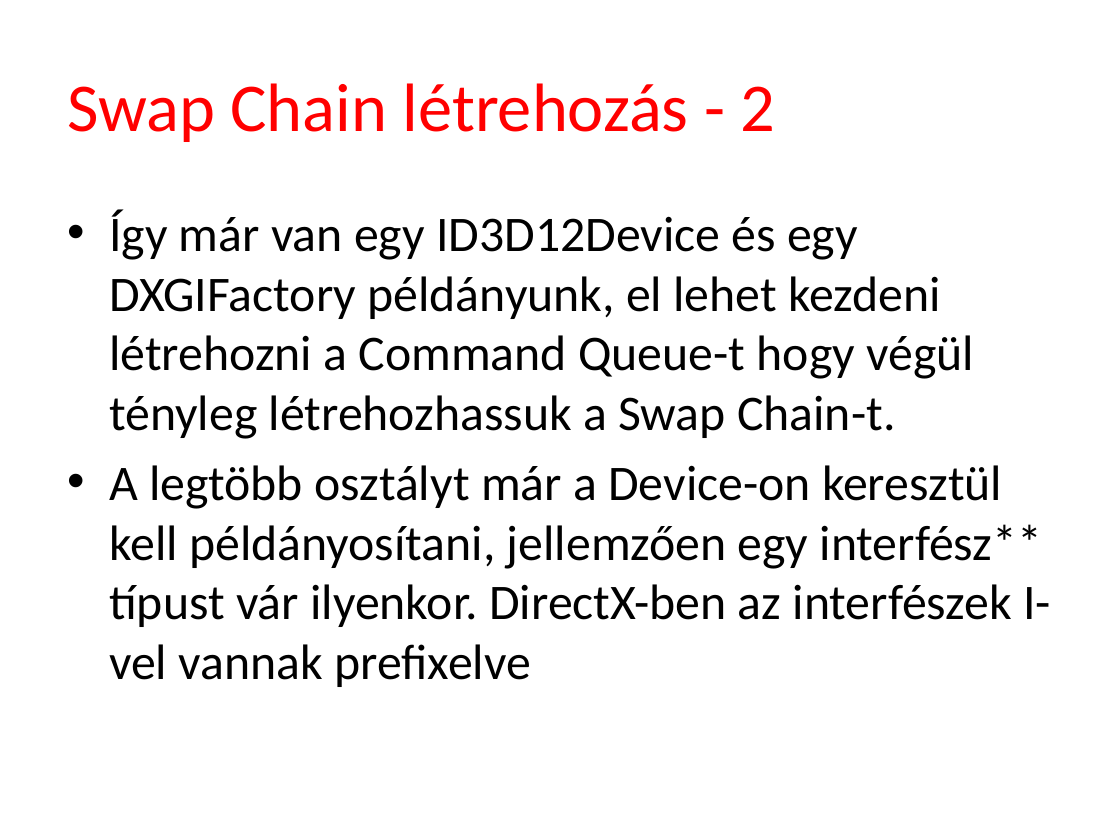
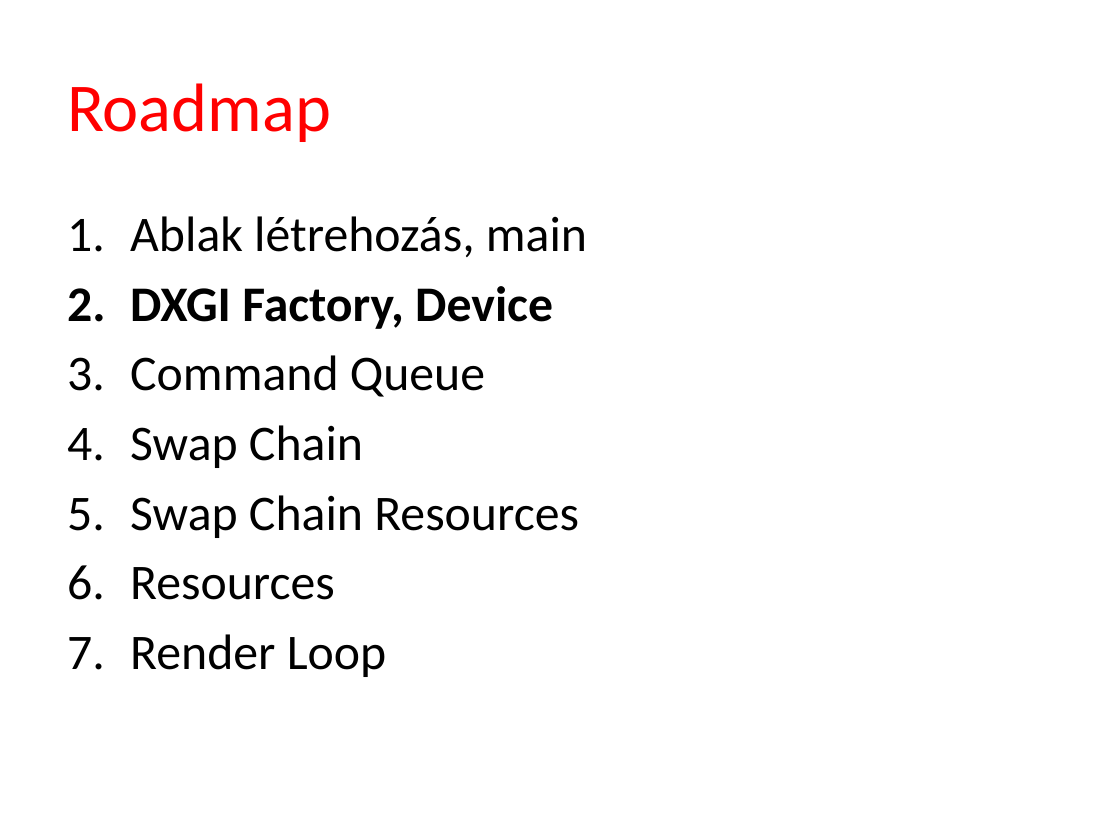
Before and after one commit to tyekx/dx12, a slide deck: slide 14 of Slides/gg000-HelloTriangle.pptx (slide 15 before the commit). Drawn at 1120x840 pixels with LibreOffice and Linux fonts; fonts in the diff are those of the drawing; background and template pictures are left out. Boxes give left, top, right and bottom in pixels: in the first picture for what was removed or moved away, otherwise in the second. Text is boxed around its words. In the diff, an @@ line names an element or a change of style, - is before the commit and + after.

```diff
--- a/Slides/gg000-HelloTriangle.pptx
+++ b/Slides/gg000-HelloTriangle.pptx
@@ title at (67, 83, 331, 142): text changed @@
-Swap Chain létrehozás - 2
+Roadmap
@@ text at (130, 216, 587, 677): text changed @@
-• Így már van egy ID3D12Device és egy DXGIFactory példányunk, el lehet kezdeni létrehozni a Command Queue-t hogy végül tényleg létrehozhassuk a Swap Chain-t.
-• A legtöbb osztályt már a Device-on keresztül kell példányosítani, jellemzően egy interfész** típust vár ilyenkor. DirectX-ben az interfészek I-vel vannak prefixelve
+1. Ablak létrehozás, main
+2. DXGI Factory, Device
+3. Command Queue
+4. Swap Chain
+5. Swap Chain Resources
+6. Resources
+7. Render Loop
```
Also in this commit, not shown: 11 other slides changed, 17 slides added, 13 slides removed, 4 other files.
